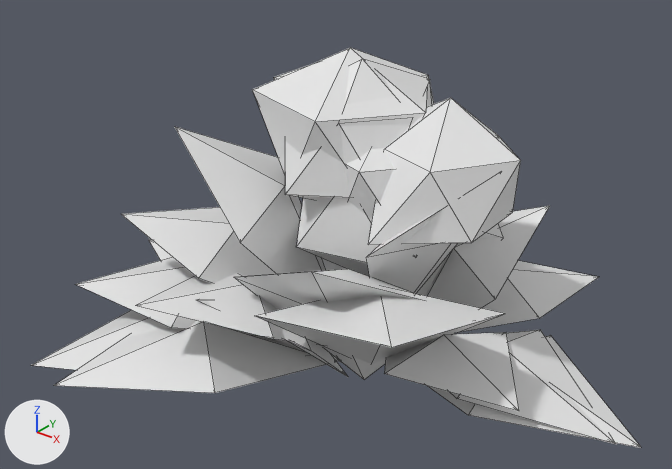
What one commit did to the Blender file assets/blender/src/hydrangea_10.blend.
The view is the same before and after, from a 50 mm lens placed at (0.673, -0.918, 0.889), pointed at (-0.027, -0.043, 0.346). Lighting does not change. The marker at lower left points along +X, +Y and +Z. The picture after the commit comes second. Mesh edges are drawn as thin lines.

In view in the first picture: 'blooms', 'leaves'.
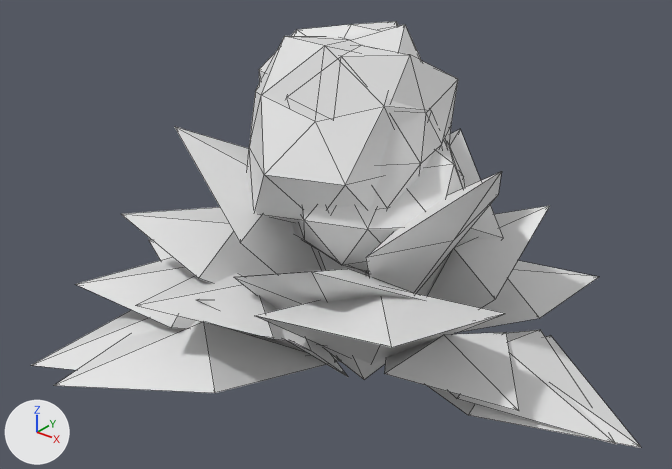
What differs and where, as boxes [x1, y1, x2, y2] in the pictures (672 x 469 px):
'blooms', reshaped (19% narrower, 10% taller)
    before: [252, 48, 521, 277]
    after: [247, 21, 465, 274]
part 1 of me_blooms, rebuilt
    before: [285, 59, 432, 200]
    after: [333, 45, 458, 209]
part 2 of me_blooms, rebuilt
    before: [296, 198, 379, 277]
    after: [291, 143, 465, 274]
part 3 of me_blooms, rebuilt (mostly hidden before)
    before: [274, 66, 306, 80]
    after: [259, 21, 398, 83]
part 4 of me_blooms, rebuilt
    before: [252, 48, 434, 173]
    after: [247, 24, 447, 223]
part 5 of me_blooms, deleted
    before: [368, 98, 521, 245]
part 6 of me_blooms, deleted
    before: [345, 148, 394, 220]

Patch to the scene script:
```diff
--- a/assets/blender/src/hydrangea_10.blend.py
+++ b/assets/blender/src/hydrangea_10.blend.py
@@ me_blooms @@
 # used by ob_blooms; location = (0.0, 0.0, 0.0)
-me_blooms.from_pydata(...)  # 72 vertices, 120 faces; spans x -0.167..0.214, y -0.118..0.175, z 0.267..0.587
+me_blooms.from_pydata(...)  # 168 vertices, 320 faces; spans x -0.214..0.131, y -0.164..0.194, z 0.274..0.611
+# me_blooms part 1: the loose piece of 12 vertices spanning x -0.107..0.069, y -0.118..0.095, z 0.376..0.58 is rebuilt with 42 vertices and now spans x -0.141..0.106, y -0.127..0.119, z 0.36..0.602
+# me_blooms part 2: the loose piece of 12 vertices spanning x -0.117..0.108, y -0.105..0.095, z 0.267..0.51 is rebuilt with 42 vertices and now spans x -0.143..0.131, y -0.13..0.149, z 0.274..0.528
+# me_blooms part 3: the loose piece of 12 vertices spanning x -0.167..0.019, y -0.045..0.175, z 0.383..0.564 is rebuilt with 42 vertices and now spans x -0.214..0.045, y -0.064..0.194, z 0.351..0.6
+# me_blooms part 4: the loose piece of 12 vertices spanning x -0.157..0.077, y -0.112..0.124, z 0.352..0.587 is rebuilt with 42 vertices and now spans x -0.2..0.09, y -0.164..0.171, z 0.332..0.611
+# me_blooms part 5: the loose piece of 12 vertices spanning x 0.01..0.214, y -0.115..0.072, z 0.363..0.554 is deleted
+# me_blooms part 6
+# 12 vertices are removed from x -0.063..0.13, y -0.104..0.115, z 0.288..0.514
+# 20 faces are deleted
```
